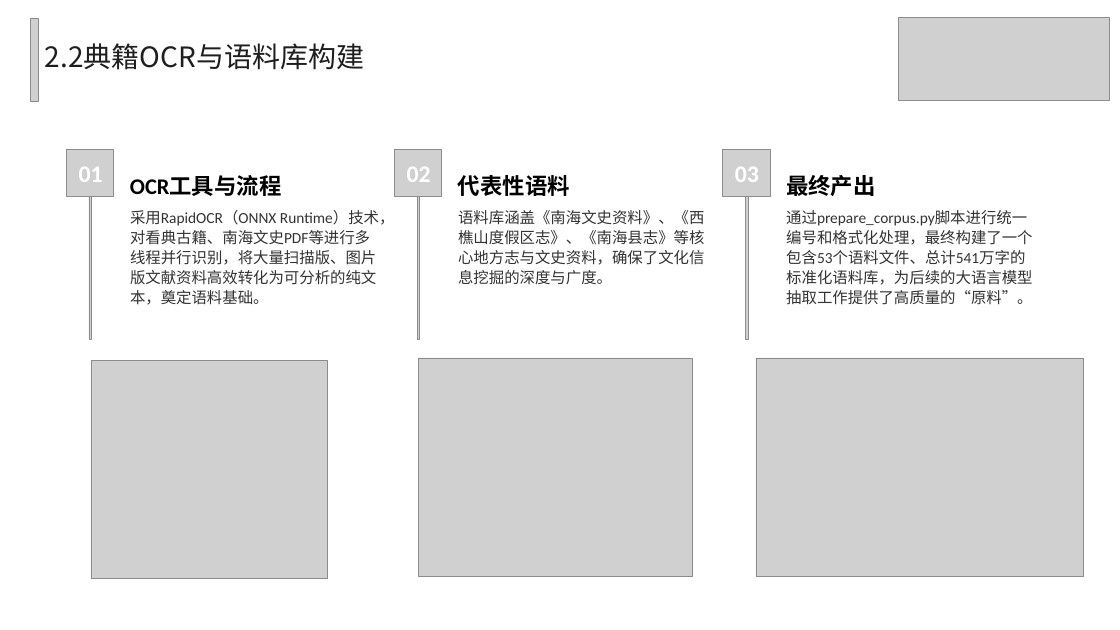
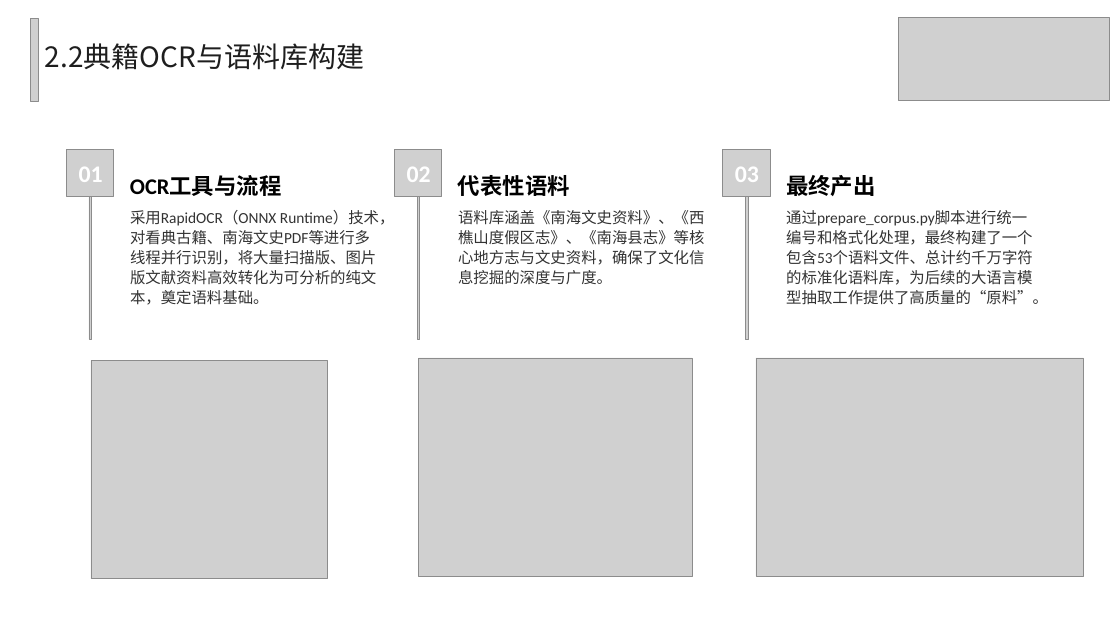
Before and after one commit to Archdogms/knowledge_graph, a slide deck: slide 6 of docs/ppt/孟帅_毕设中期final.pptx. Drawn at 1120x630 pixels with LibreOffice and Linux fonts; fonts in the diff are those of the drawing; grey boxes stand for pictures. Boxes give left, top, right and bottom in pixels: in the first picture for what was removed or moved away, otherwise in the second. Text is boxed around its words. In the diff, an @@ line names an element or a change of style, - is before the commit and + after.

```diff
--- a/docs/ppt/孟帅_毕设中期final.pptx
+++ b/docs/ppt/孟帅_毕设中期final.pptx
@@ text at (786, 210, 1048, 305): text changed @@
-通过prepare_corpus.py脚本进行统一编号和格式化处理，最终构建了一个包含53个语料文件、总计541万字的标准化语料库，为后续的大语言模型抽取工作提供了高质量的“原料”。
+通过prepare_corpus.py脚本进行统一编号和格式化处理，最终构建了一个包含53个语料文件、总计约千万字符的标准化语料库，为后续的大语言模型抽取工作提供了高质量的“原料”。
```
Also in this commit, not shown: 6 other slides changed, 4 slides added, 4 slides removed, 13 other files.
